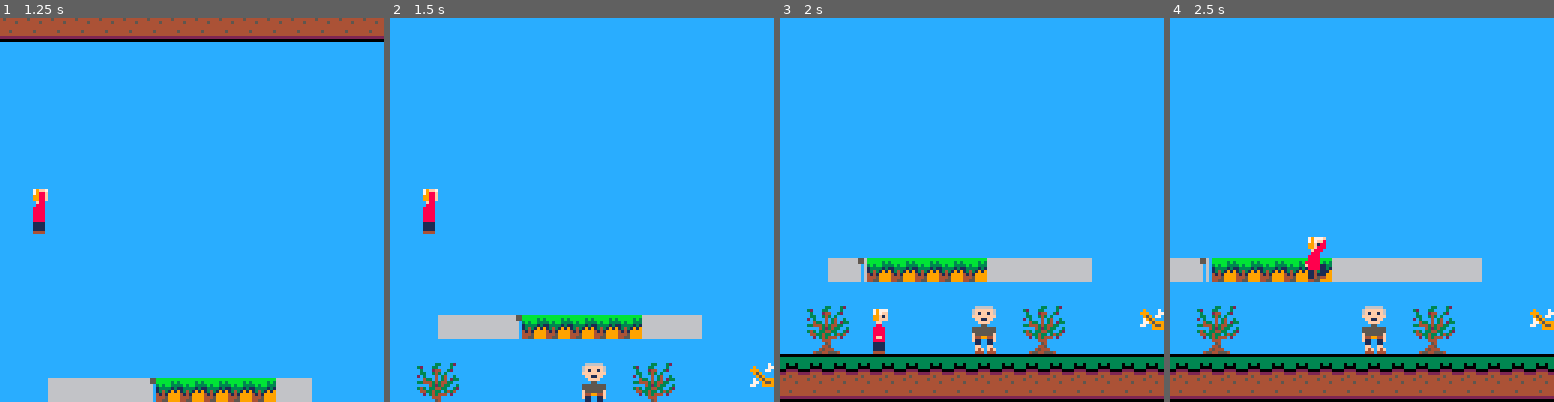
Above: before the commit, frames 1-4 (left to right).
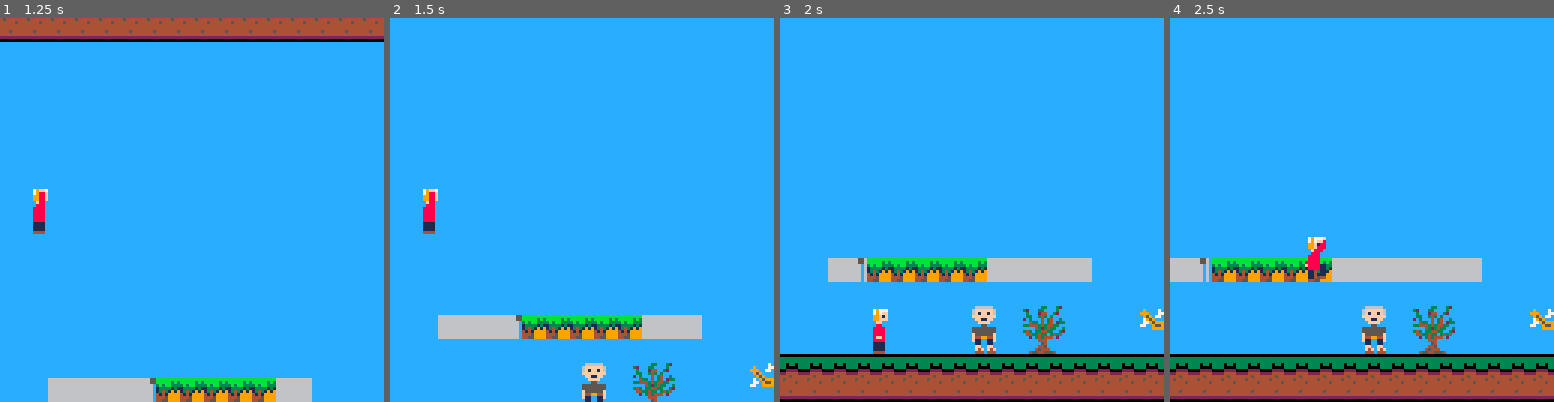
Above: after the commit, the same moments.

Repository: RemiFELIN/PICO8_SOPHIA_ANTIPOLIS
Game: PICO-8 cartridge miage.p8
Two runs of this game, one before a commit and one after it. Both use one fixed random seed, a clock stepped at 60 frames per second and the inputs below.
Inputs:
- Up to frame 1 (1.25 s): tap X (X key) at 0.33, 1.07 s; tap O (Z key) at 0.7 s
- Up to frame 2 (1.5 s): no input
- Up to frame 3 (2 s): hold Right from 1.6 s (still down); tap O (Z key) at 1.7 s; tap X (X key) at 1.85 s
- Up to frame 4 (2.5 s): release Right at 2.1 s; tap O (Z key) at 2.1 s; hold Up 2.15-2.42 s; hold Right from 2.47 s (still down)

Frame 1 is identical in both runs. In frame 2, 0.6% of the frame differs, in the area x 7-18%, y 89-100%; in frame 3, 0.7%, in the area x 7-18%, y 75-88%; in frame 4, 0.7%.

Commit message:
Update musiques

Diff:
--- a/miage.p8
+++ b/miage.p8
@@ -225,6 +225,7 @@
   intro_init()
   dtb_init()
   player_reset()
+  music(6) -- on reset la musique
 end
 
 -->8
@@ -441,9 +442,11 @@
     if  #dtb_queu == 0 then
       dialog=false
       talked = false
+      music(6)
     end
   else
     if pnj==menez then
+      music(1) --Ajout musique qui passe crème
       dtb_disp("buffa:hello menez.")
       dtb_disp("menez:salut mich,il y a des checkpoints maintenant, passe a cote d'une pancarte et sucuide toi tu vas voir.")
       dtb_disp("buffa:peut etre une autre fois.")
@@ -992,8 +995,7 @@
     gauche = true -- pour le qcm highlight
     dialog = false
     talked = false
-    --music(6) -- on reset la musique
-
+    music(6) -- on reset la musique
 end
 
 function fire_projectil(emeteur)
@@ -1258,9 +1260,9 @@
 76767676767676767676767676767676763566565666565666565666565666664576767676767676767676767676767676767676767676767676767676767676
 76767676767676767676767676767676767676767676767676767676767676767676767676767676767676767676767676767676767676767676767676767676
 76767676767676767676767676767676763566666666666666666666666666664576767676761222767676261222262626122226267626262626262695959576
-76869676767676767676869676767676767686967676262676767686967676767676767676767676767676767676767604040404047676767676767676767676
+76767676767676767676869676767676767686967676262676767686967676767676767676767676767676767676767604040404047676767676767676767676
 7676767676767676767676767676c276763544444444444444444444444444444576767676761323262626261323262626132326267626262626262695959576
-76879776767676767676879776767676767687977676262676767687977676767676040404040476767676767676767676767676767676767676767676767676
+76767676767676767676879776767676767687977676262676767687977676767676040404040476767676767676767676767676767676767676767676767676
 3434343434343434343434343434c334343657675767576757675767576757674676343434343434343434343434343434343434267626822626767695959576
 14141414141414141414141414141414141414141414141414141414141414247676767676767676767676767676767676767676767676767676767676764477
 77777777777777777777777777777777777777777777777777777777777777777777777777777777777777777777777777777777777777777777777777777777
Not shown, changed: the music (__music__) section of miage.p8
Not shown, changed: the sound effects (__sfx__) section of miage.p8
